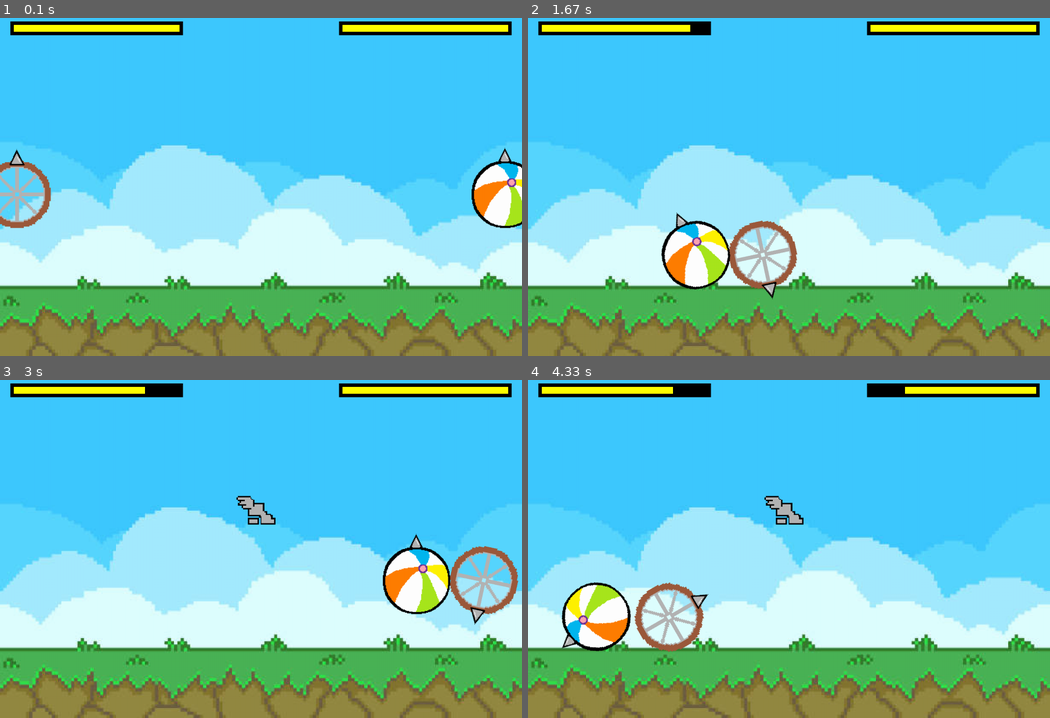
Above: before the commit, frames 1-4 (two rows, left to right).
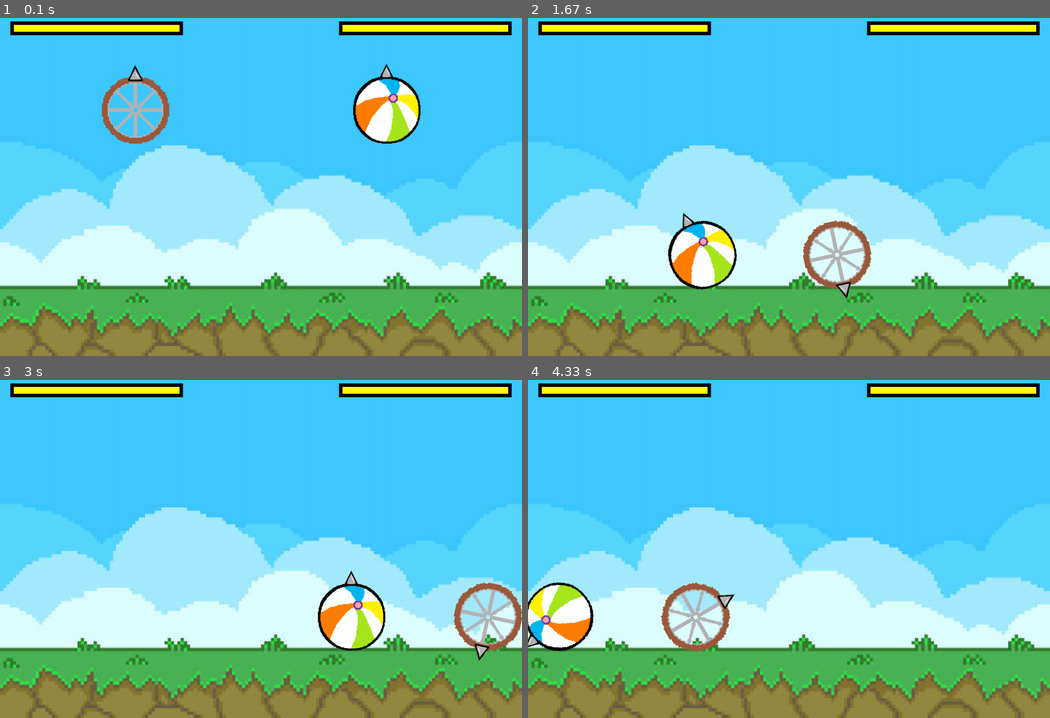
Above: after the commit, the same moments.

Repository: nikobross/Deppecycloid-Pygame
Game: pygame game, started from main.py
Two runs of this game, one before a commit and one after it. Both use one fixed random seed, a clock stepped at 60 frames per second and the inputs below.
Inputs:
- Up to frame 1 (0.1 s): no input
- Up to frame 2 (1.67 s): hold Right 0.33-0.8 s; hold Up 0.83-1.13 s; hold W 0.83-1.13 s; hold Right 1.17-1.63 s; hold D 1.17-1.63 s
- Up to frame 3 (3 s): hold Left 1.67-2.2 s; hold A 1.67-2.2 s; hold Down 2.23-2.53 s; hold S 2.23-2.53 s; hold Left 2.57-2.97 s; hold A 2.57-2.97 s
- Up to frame 4 (4.33 s): hold Up 3-3.37 s; hold W 3-3.37 s; hold Right 3.4-4.03 s; hold D 3.4-4.03 s

The runs differ from the first frame. In frame 1, 6.1% of the frame differs, in the area x 0-100%, y 13-63%; in frame 2, 4.0%; in frame 3, 7.0%, in the area x 27-100%, y 1-84%; in frame 4, 6.0%.

Commit message:
bug fixes

Diff:
--- a/main.py
+++ b/main.py
@@ -1,11 +1,9 @@
 import pygame
 import sys
 import math
-import random
 from wheel import Wheel
 from backdrop import Backdrop
 from powerups import Powerups
-import time
 import config
 
 
@@ -81,14 +79,16 @@
     distance2 = math.sqrt(dx2 * dx2 + dy2 * dy2)
 
     if distance1 < rad1 * 2:
-        reset_players()
+
         add_powerup = True
         player2.got_hit()
+        reset_players()
 
     if distance2 < rad2 * 2:
-        reset_players()
+
         add_powerup = True
         player1.got_hit()
+        reset_players()
 
 def check_player_spike_collisions_remake(player1, player2):
 
@@ -126,8 +126,8 @@
     pygame.draw.rect(window, (255, 255, 0), (window_width - player2.health - 20, 20, player2.health - 20, 20))
 
 def reset_players():
-    player1.set(player1.radius, window_height // 2)
-    player2.set(window_width - player2.radius, window_height // 2)
+    player1.set(player1.radius * 8, window_height / 4)
+    player2.set(window_width - player2.radius * 8, window_height / 4)
 
 def game_over_check():
 
@@ -199,10 +199,11 @@
 backdrop = Backdrop("blue_sky")
 
 player1 = Wheel("Bike")
-player1.set(player1.radius, window_height // 2)
 
 player2 = Wheel("BeachBall")
-player2.set(window_width - player2.radius, window_height // 2)
+
+reset_players()
+
 
 while True:
 
--- a/wheel.py
+++ b/wheel.py
@@ -11,11 +11,17 @@
         super().__init__()
         if skin == "Bike":
             self.original_image = pygame.image.load('BikeWheelSpike.png')
+            self.double_spike_image_original = pygame.image.load('BikeWheelDoubleSpike.png')
         if skin == "BeachBall":
             self.original_image = pygame.image.load('BeachBallSpike.png')
+            self.double_spike_image_original = pygame.image.load('BeachBallDoubleSpike.png')
 
         self.radius = int(min(config.window_width, config.window_height) * 0.05)
         self.original_image = pygame.transform.scale(self.original_image, (int(self.radius*5.6), int(self.radius*5.6)))
+        self.double_spike_image_original = pygame.transform.scale(self.double_spike_image_original, (int(self.radius*5.6), int(self.radius*5.6)))
+        self.original_original_image = self.original_image.copy()
+
+        self.double_spike_image = self.double_spike_image_original.copy()
 
         self.image = self.original_image.copy()
         self.rect = self.image.get_rect()
@@ -153,6 +159,10 @@
 
         if powerup_name == 'jump':
             self.jumps_remaining = 1
+        if powerup_name == 'spike':
+            print('got spike')
+            self.image = self.double_spike_image.copy()
+            self.original_image = self.double_spike_image_original.copy()
 
     def ground_pound(self):
         if not self.ground_pounding:
@@ -166,6 +176,8 @@
         self.x_velocity = int(config.window_width * 0.012)
         self.rotation_velocity = 6
         self.double_spike = False
+        self.original_image = self.original_original_image.copy()
+        self.image = self.original_image.copy()
 
     def change_size(self, width, height):
         self.radius = int(min(width, height) * 0.05)
Binary file added: BeachBallDoubleSpike.png
Binary file added: BikeWheelDoubleSpike.png
